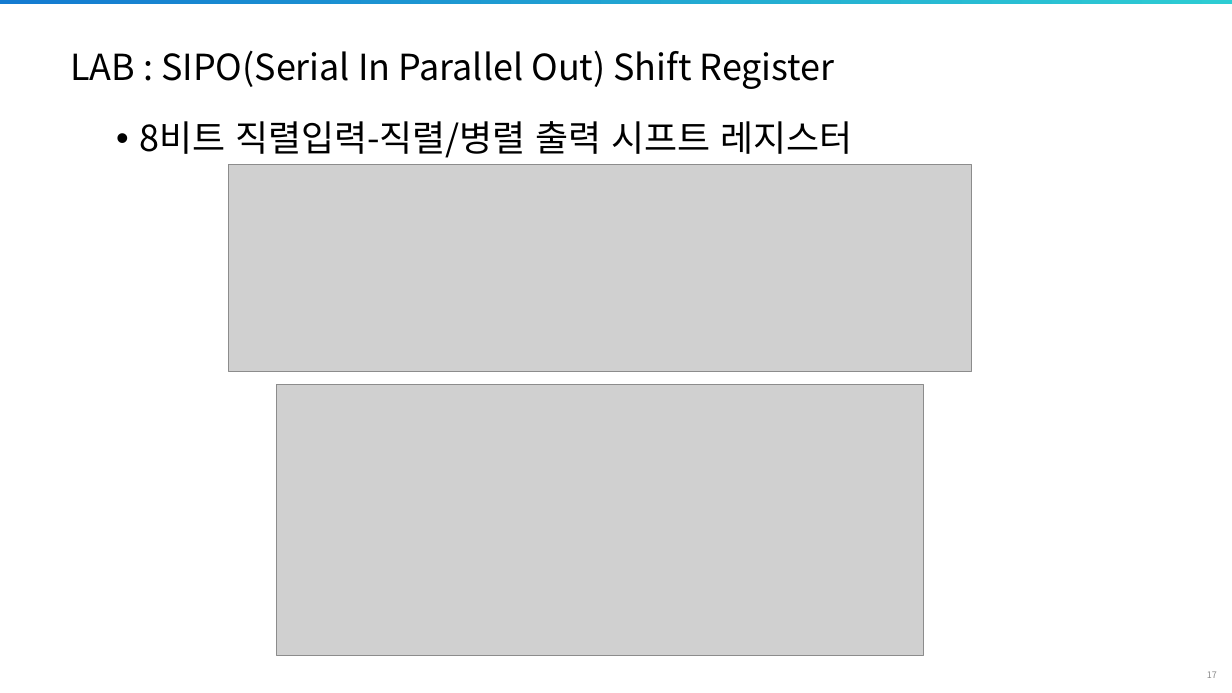
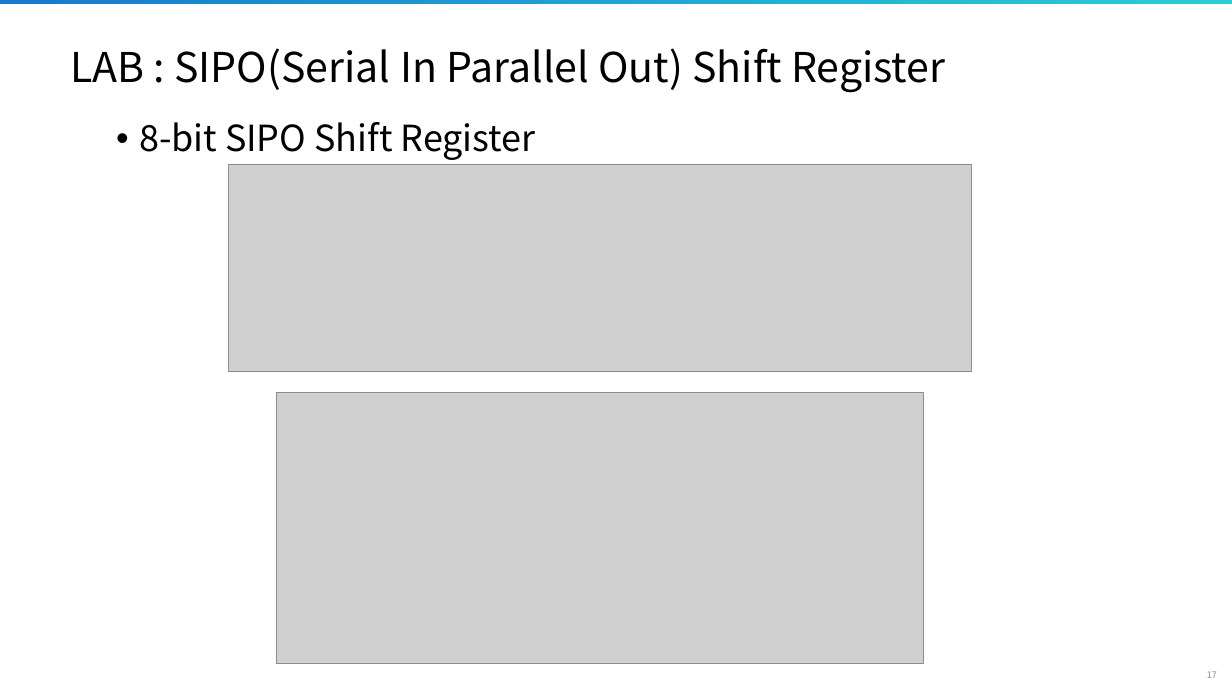
Before and after one commit to siliconground/SoC_102, a slide deck: slide 17 of 0_DOCS/1_EDU_REF/1_DESIGN/SoC102_D6.pptx. Drawn at 1232x693 pixels with LibreOffice and Linux fonts; fonts in the diff are those of the drawing; grey boxes stand for pictures; background and template pictures are left out. Boxes give left, top, right and bottom in pixels: in the first picture for what was removed or moved away, otherwise in the second. Text is boxed around its words. In the diff, an @@ line names an element or a change of style, - is before the commit and + after.

Commit message:
Revised design lect6

```diff
--- a/0_DOCS/1_EDU_REF/1_DESIGN/SoC102_D6.pptx
+++ b/0_DOCS/1_EDU_REF/1_DESIGN/SoC102_D6.pptx
@@ title "LAB : SIPO(Serial In Parallel ..." at (70, 48, 945, 92): size 28 to 32 pt @@
@@ text at (139, 122, 536, 160): text changed @@
-• 8비트 직렬입력-직렬/병렬 출력 시프트 레지스터
+• 8-bit SIPO Shift Register
@@ picture: place and size @@
-picture at (276, 384, 924, 656)
+picture at (276, 393, 924, 665)
```
Also in this commit, not shown: 11 other slides changed, 1 slide added.
